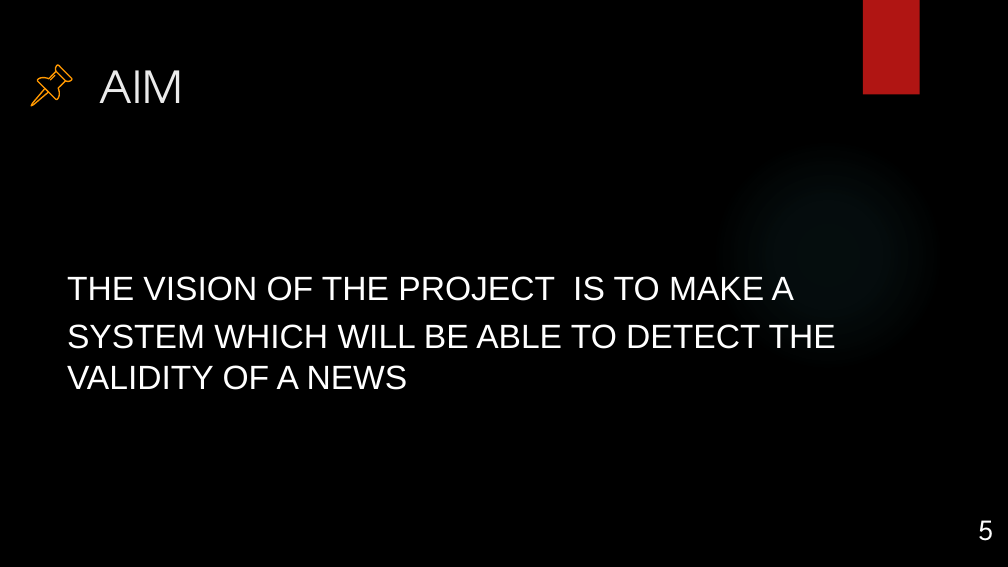
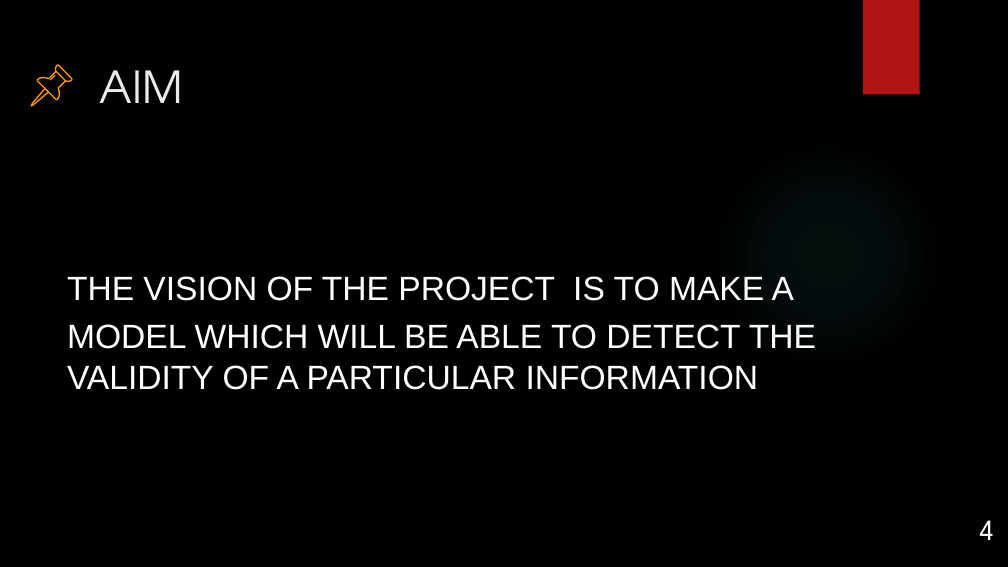
Before and after one commit to Nafiz43/MAAS_WEB, a slide deck: slide 4 of SADD LAB/SADD_initial_1.pptx (slide 5 before the commit). Drawn at 1008x567 pixels with LibreOffice and Linux fonts; fonts in the diff are those of the drawing; background and template pictures are left out. Boxes give left, top, right and bottom in pixels: in the first picture for what was removed or moved away, otherwise in the second. Text is boxed around its words. In the diff, an @@ line names an element or a change of style, - is before the commit and + after.

Commit message:
2nd

```diff
--- a/SADD LAB/SADD_initial_1.pptx
+++ b/SADD LAB/SADD_initial_1.pptx
@@ text at (67, 324, 816, 390): text changed @@
-SYSTEM WHICH WILL BE ABLE TO DETECT THE VALIDITY OF A NEWS
+MODEL WHICH WILL BE ABLE TO DETECT THE VALIDITY OF A PARTICULAR INFORMATION
@@ page number at (979, 520, 993, 540): text changed @@
-5
+4
```
Also in this commit, not shown: 2 other slides changed, 2 slides added, 8 slides removed.
